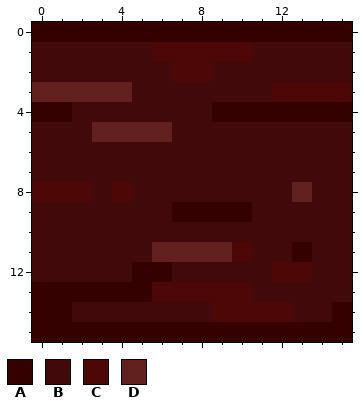
Pixel-art file -- Assets/Sprites/Game/Floors/Tile_Wall_Top_Brick_A.aseprite. The picture above was drawn from the file before the commit.
16x16 pixels, 1 frame.
Palette (. is transparent): A #350100  B #410909  C #4d0706  D #611f1d
Pixels before, first column x 0:
 0 AAAAAAAAAAAAAAAA
 1 BBBBBBCCCCCBBBBB
 2 BBBBBBBCCBBBBBBB
 3 DDDDDBBBBBBBCCCC
 4 AABBBBBBBAAAAAAA
 5 BBBDDDDBBBBBBBBB
 6 BBBBBBBBBBBBBBBB
 7 BBBBBBBBBBBBBBBB
 8 CCCBCBBBBBBBBDBB
 9 BBBBBBBAAAABBBBB
10 BBBBBBBBBBBBBBBB
11 BBBBBBDDDDCBBABB
12 BBBBBAABBBBBCCBB
13 AAAAAACCCCCBBBBB
14 AABBBBBBBCCCCBBA
15 AAAAAAAAAAAAAAAA
The same view after the edit:
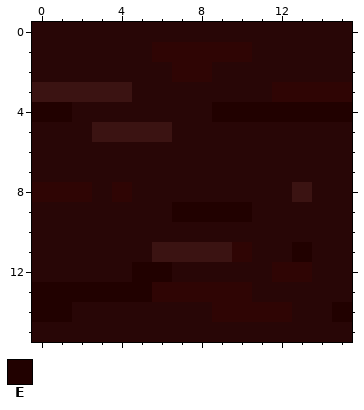
Colours new in this view: E #210100
The edit:
Colour B changes from #410909 to #280606.
Colour C changes from #4d0706 to #2f0504.
Colour D changes from #611f1d to #3b1312.
The author changed colour A to colour B in row 0 at x 0 to 15; in row 15 at x 0 to 15.
The author changed colour A to colour E in row 4 at x 0 to 1 and 9 to 15; in row 9 at x 7 to 10; in row 11 at x 13; in row 12 at x 5 to 6; in row 13 at x 0 to 5; in row 14 at x 0 to 1 and 15.
Boxes around the changes in both pictures, in picture pixels (x1, y1, x2, y2):
changed: (32, 22, 352, 342)
